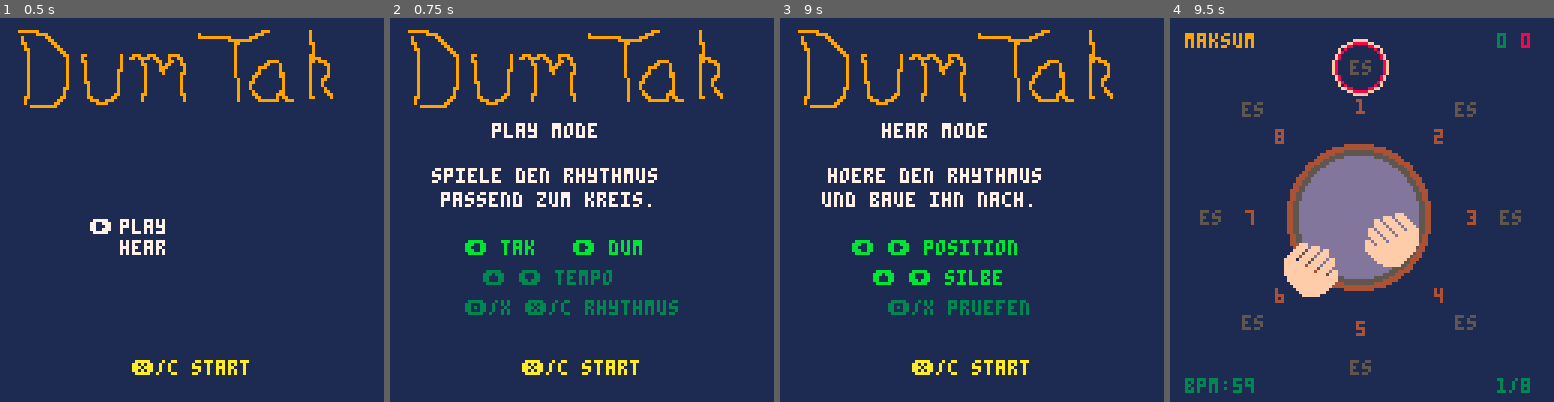
Above: before the commit, frames 1-4 (left to right).
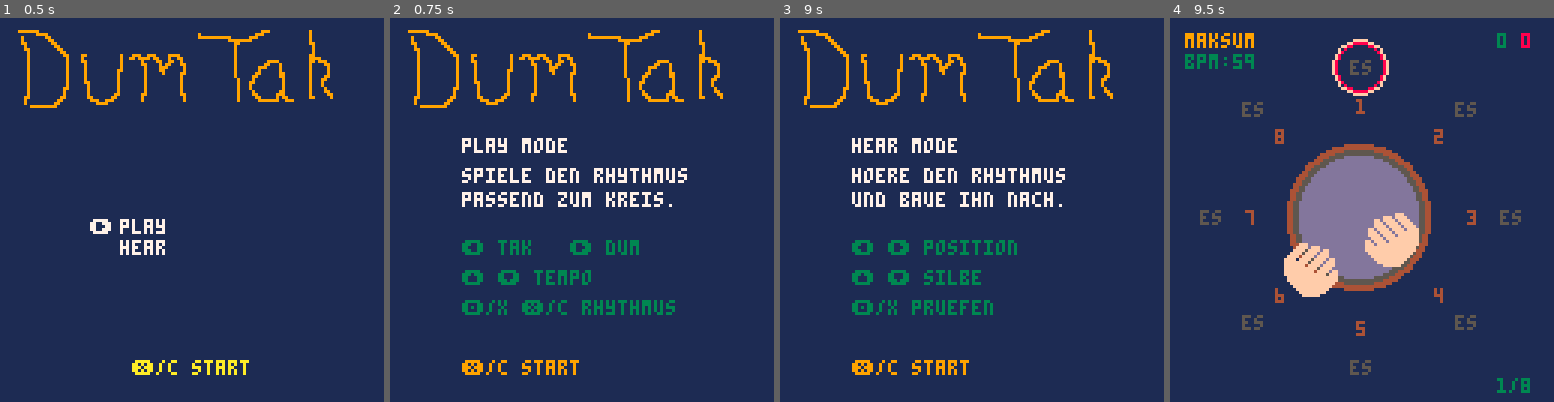
Above: after the commit, the same moments.

Repository: fpiesik/my_pico8-carts
Game: PICO-8 cartridge music/dumtak.p8
The game is run twice, just before and just after one commit, with the same random seed, the same clock (stepped at 60 frames per second) and the same inputs.
Inputs:
- Up to frame 1 (0.5 s): tap X (X key) at 0.33 s
- Up to frame 2 (0.75 s): tap O (Z key) at 0.7 s
- Up to frame 3 (9 s): tap X (X key) at 1.07, 1.85, 2.97, 4.08, 5.2, 6.32, 7.43, 8.55 s; hold Right 1.6-2.1 s; tap O (Z key) every 0.4 s from 1.7 to 8.9 s; hold Up 2.15-2.42 s; hold Right 2.47-3.03 s; hold Left 3.08-3.58 s; hold Down 3.63-3.97 s; hold Right 4.02-4.68 s; hold Up 4.73-5.03 s; hold Left 5.08-5.68 s; hold Down 5.73-6.03 s; hold Right 6.08-6.58 s; hold Right 6.63-7.13 s; hold Up 7.18-7.45 s; hold Right 7.5-8.07 s; hold Left 8.12-8.62 s; hold Down from 8.67 s (still down)
- Up to frame 4 (9.5 s): release Down at 9 s; hold Right from 9.05 s (still down); tap O (Z key) at 9.3 s

Frame 1 is identical in both runs. In frame 2, 7.6% of the frame differs, in the area x 10-78%, y 27-93%; in frame 3, 6.4%; in frame 4, 0.7%.

Commit message:
Update dumtak.p8

Diff:
--- a/music/dumtak.p8
+++ b/music/dumtak.p8
@@ -153,21 +154,21 @@
 	mode="play",
 	draw=function(s)
 		spr(128,0,0,16,4)
-		print(s.mode.." mode",34,35,7)
+		print(s.mode.." mode",24,40,7)
 		if s.mode=="play" then
-			print("spiele den rhythmus",14,50,7)
-			print("passend zum kreis.",17,58,7)
-			print("⬅️ tak   ➡️ dum",25,74,11)
-			print("⬆️ ⬇️ tempo",31,84,3)
-			print("🅾️/x ❎/c rhythmus",25,94,3)
+			print("spiele den rhythmus",24,50,7)
+			print("passend zum kreis.",24,58,7)
+			print("⬅️ tak   ➡️ dum",24,74,3)
+			print("⬆️ ⬇️ tempo",24,84,3)
+			print("🅾️/x ❎/c rhythmus",24,94,3)
 		else
-			print("hoere den rhythmus",16,50,7)
-			print("und baue ihn nach.",14,58,7)
-			print("⬅️ ➡️ position",24,74,11)
-			print("⬆️ ⬇️ silbe",31,84,11)
-			print("🅾️/x pruefen",36,94,3)
-		end
-		print("❎/c start",44,114,10)
+			print("hoere den rhythmus",24,50,7)
+			print("und baue ihn nach.",24,58,7)
+			print("⬅️ ➡️ position",24,74,3)
+			print("⬆️ ⬇️ silbe",24,84,3)
+			print("🅾️/x pruefen",24,94,3)
+		end
+		print("❎/c start",24,114,9)
 	end,
 	upd=function(s)
 		if btnp(4) then
@@ -274,8 +275,8 @@
 		print(scr.hit,109,5,clrs.scr[1])
 		print(scr.mss,117,5,clrs.scr[2])
 
-		print("bpm:",5,120,clrs.spd)
-		print(flr(spd2bpm(spd)),21,120,clrs.spd)
+		print("bpm:",5,12,clrs.spd)
+		print(flr(spd2bpm(spd)),21,12,clrs.spd)
 
 		if(stat(50+btch)<=8)print(stat(50+btch)+1, 109, 120,clrs.tsig)
 		if(stat(50+btch)>8)print(stat(50+btch)+1, 105, 120,clrs.tsig)
